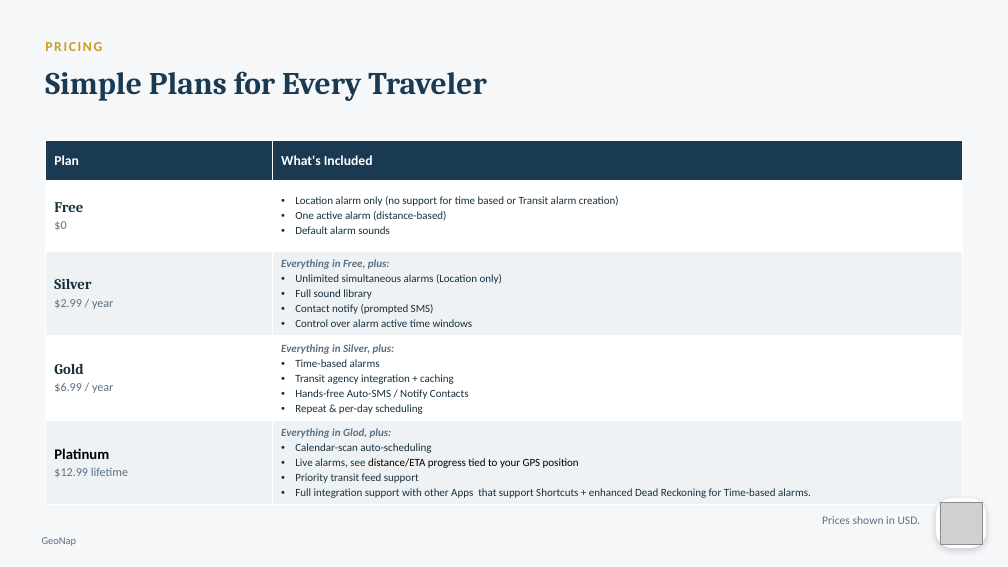
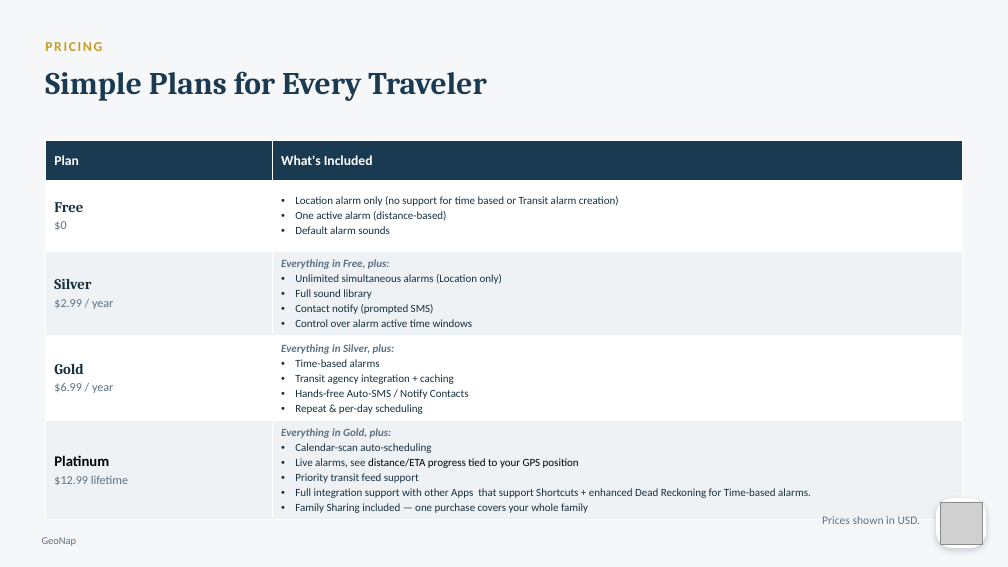
Before and after one commit to rmbartis/GeoNap, a slide deck: slide 18 of docs/GeoNap Presentations/GeoNap_Marketing_Deck.pptx. Drawn at 1008x567 pixels with LibreOffice and Linux fonts; fonts in the diff are those of the drawing; grey boxes stand for pictures. Boxes give left, top, right and bottom in pixels: in the first picture for what was removed or moved away, otherwise in the second. Text is boxed around its words. In the diff, an @@ line names an element or a change of style, - is before the commit and + after.

```diff
--- a/docs/GeoNap Presentations/GeoNap_Marketing_Deck.pptx
+++ b/docs/GeoNap Presentations/GeoNap_Marketing_Deck.pptx
@@ table at [45,141,963,527] @@
-row 5, column 2: Everything in Glod, plus: / Calendar-scan auto-scheduling / Live alarms, see distance/ETA progress tied to your GPS position / Priority transit feed support / Full integration support with other Apps that support Shortcuts + enhanced Dead Reckoning for Time-based alarms.
+row 5, column 2: Everything in Gold, plus: / Calendar-scan auto-scheduling / Live alarms, see distance/ETA progress tied to your GPS position / Priority transit feed support / Full integration support with other Apps that support Shortcuts + enhanced Dead Reckoning for Time-based alarms. / Family Sharing included — one purchase covers your whole family
```
Also in this commit, not shown: 1 other slide changed, 6 other files.
